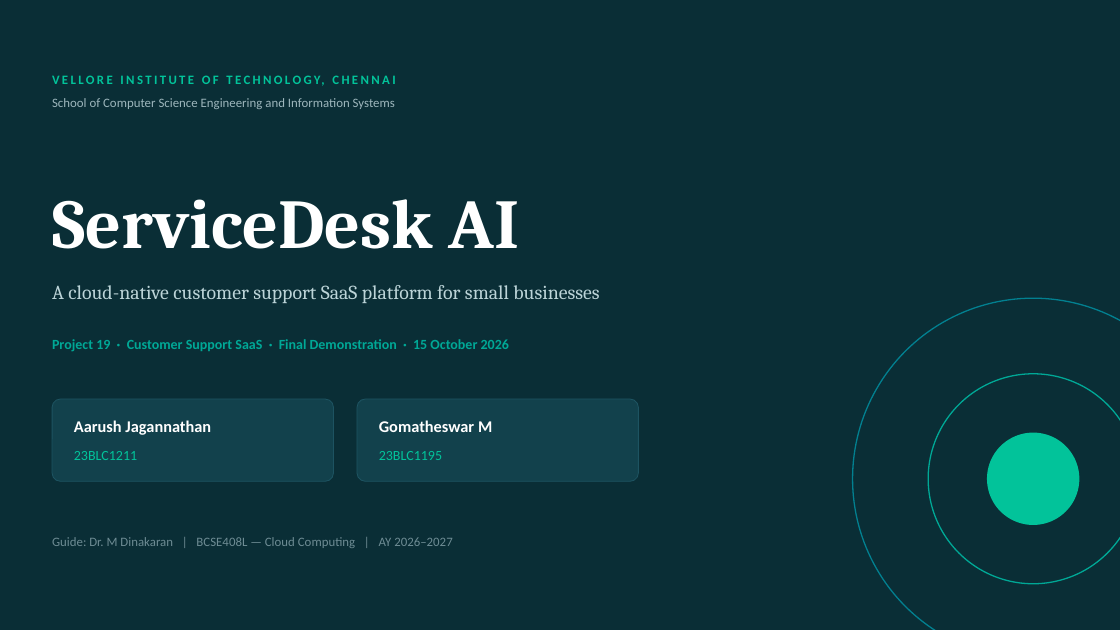
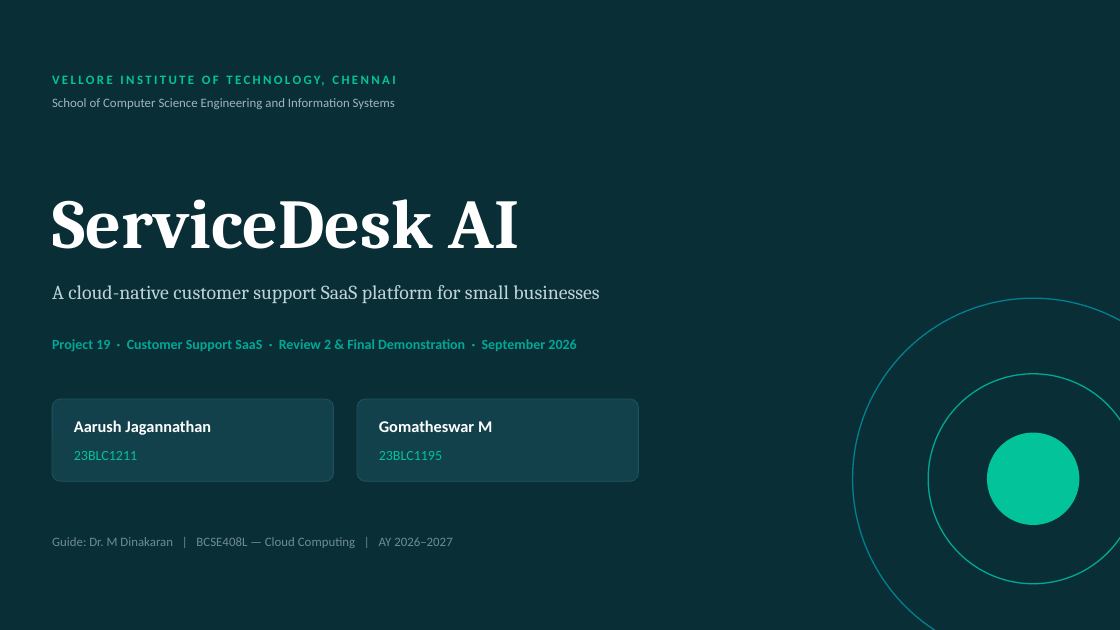
Before and after one commit to ItzGOLLY/servicedesk-ai, a slide deck: slide 1 of docs/ServiceDesk_AI_Final_Demo.pptx. Drawn at 1120x630 pixels with LibreOffice and Linux fonts; fonts in the diff are those of the drawing. Boxes give left, top, right and bottom in pixels: in the first picture for what was removed or moved away, otherwise in the second. Text is boxed around its words. In the diff, an @@ line names an element or a change of style, - is before the commit and + after.

```diff
--- a/docs/ServiceDesk_AI_Final_Demo.pptx
+++ b/docs/ServiceDesk_AI_Final_Demo.pptx
@@ text at [52,339,576,351]: text changed @@
-Project 19 · Customer Support SaaS · Final Demonstration · 15 October 2026
+Project 19 · Customer Support SaaS · Review 2 & Final Demonstration · September 2026
```
Also in this commit, not shown: 11 other slides changed, 4 other files.
